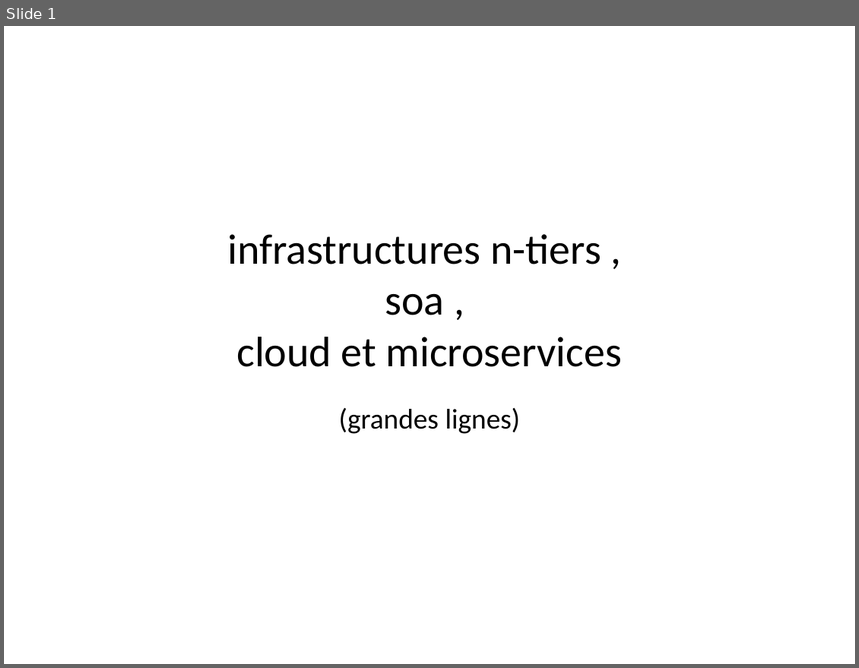
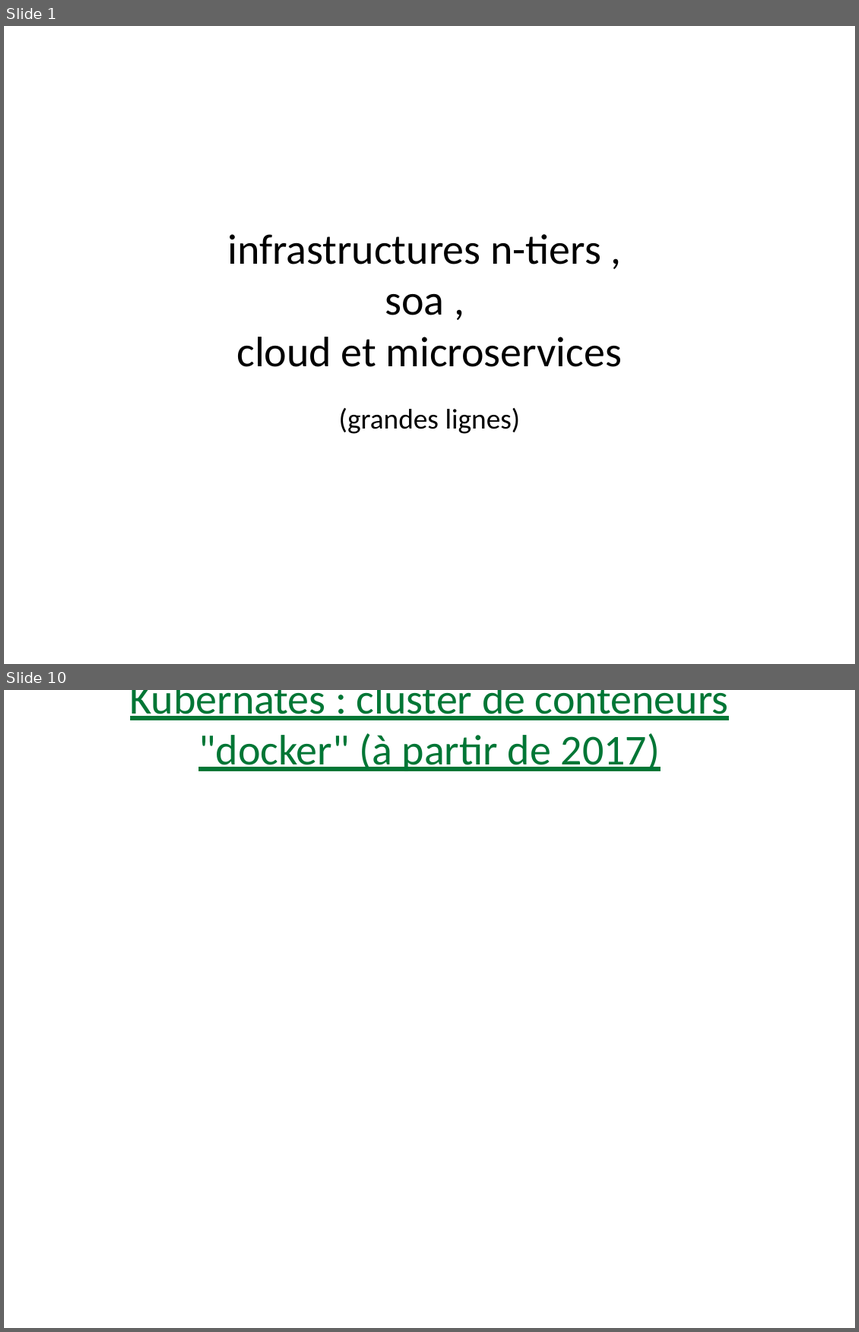
Before and after one commit to didier-tp/afc2021, a slide deck: docs/infrastructures_cloud_et_microservices.pptx. Shown one above the other, each under a label of ours: slide 1 before the commit, slides 1 and 10 after it; the slides between them are not shown. The pictures are 859x668 and 859x1332 pixels, drawn with LibreOffice and Linux fonts; fonts in the diff are those of the drawing. Boxes give left, top, right and bottom in pixels: in the first picture for what was removed or moved away, otherwise in the second. Text is boxed around its words. In the diff, an @@ line names an element or a change of style, - is before the commit and + after.

```diff
--- a/docs/infrastructures_cloud_et_microservices.pptx
+++ b/docs/infrastructures_cloud_et_microservices.pptx
@@ slide 10 added at [4,690,855,1328], background #FFFFFF @@
@@ text added at [130,690,729,771], 36 pt, text #007635, underline @@
+Kubernates : cluster de conteneurs "docker" (à partir de 2017)
```
Also in this commit, not shown: 9 other slides added, 10 other files.
